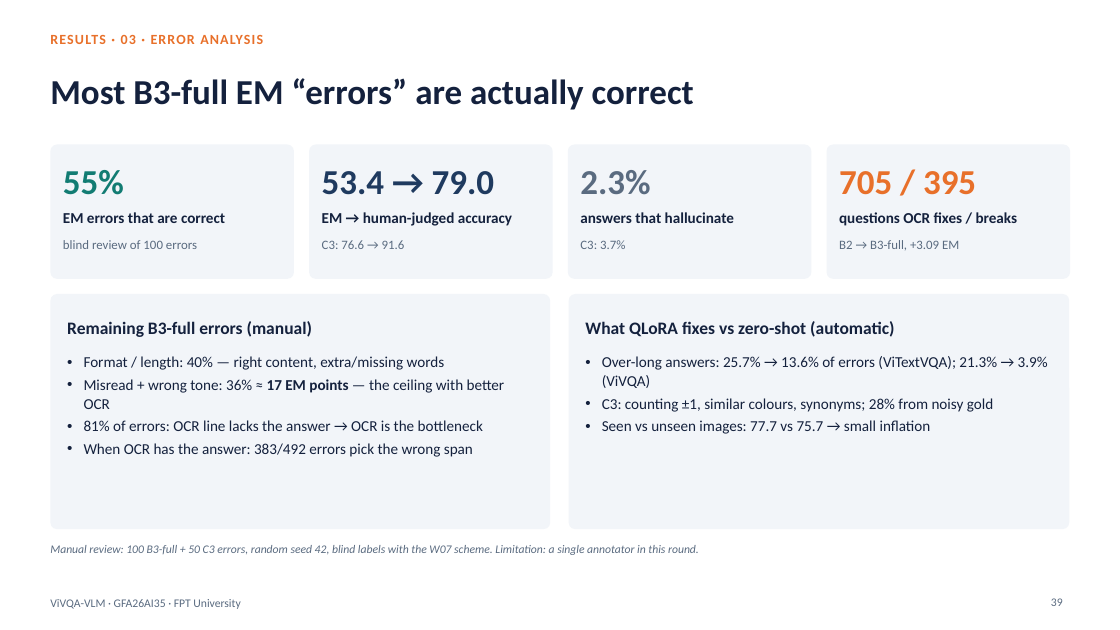
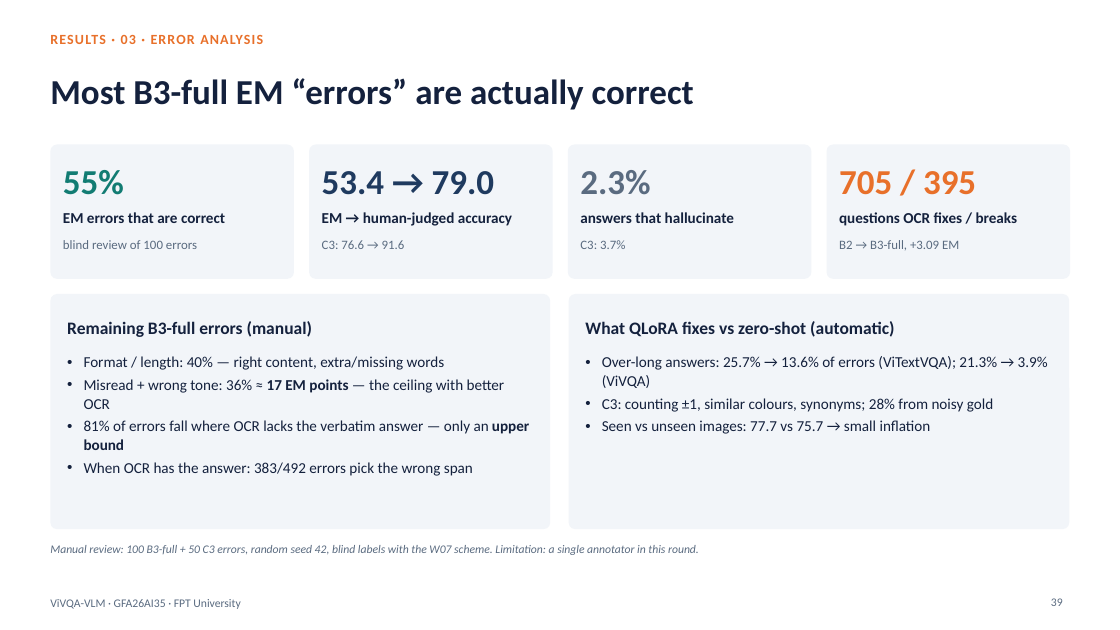
Before and after one commit to PLHGNAOH/ViVQA-VLM, a slide deck: slide 39 of docs/04_slides/KLTN_TA_Claude.pptx. Drawn at 1120x630 pixels with LibreOffice and Linux fonts; fonts in the diff are those of the drawing; background and template pictures are left out. Boxes give left, top, right and bottom in pixels: in the first picture for what was removed or moved away, otherwise in the second. Text is boxed around its words. In the diff, an @@ line names an element or a change of style, - is before the commit and + after.

```diff
--- a/docs/04_slides/KLTN_TA_Claude.pptx
+++ b/docs/04_slides/KLTN_TA_Claude.pptx
@@ text at [84, 420, 529, 450]: text changed @@
-• 81% of errors: OCR line lacks the answer → OCR is the bottleneck
+• 81% of errors fall where OCR lacks the verbatim answer — only an upper bound
```
Also in this commit, not shown: 5 other slides changed, 7 other files.
